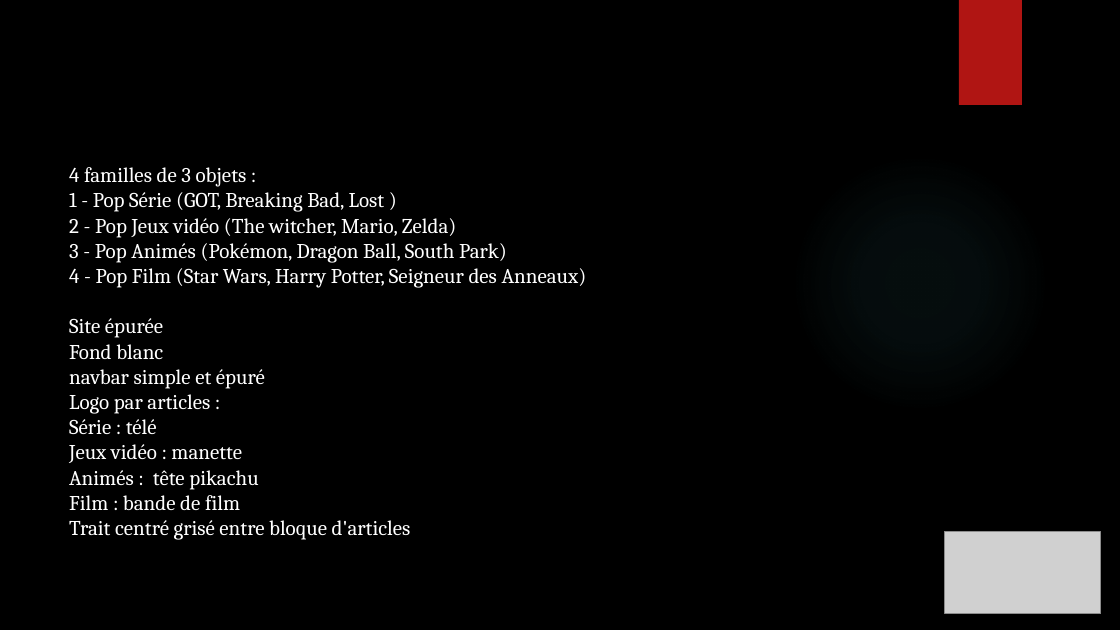
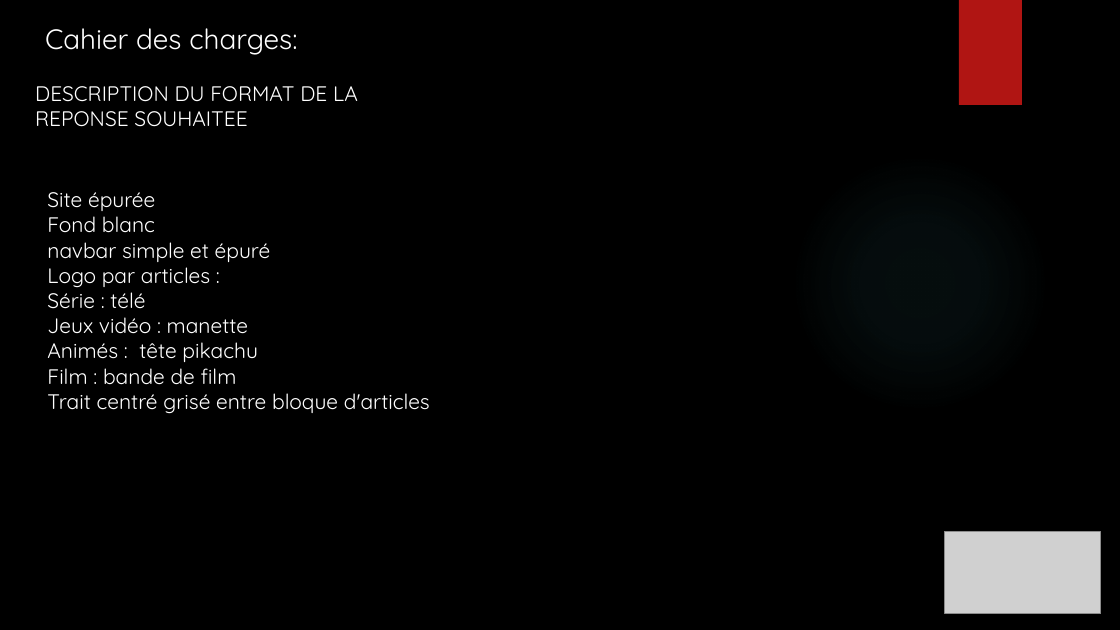
Before and after one commit to ChampemeDylan/UPOP, a slide deck: slide 5 of Présentation UPOP.pptx (slide 11 before the commit). Drawn at 1120x630 pixels with LibreOffice and Linux fonts; fonts in the diff are those of the drawing; grey boxes stand for pictures; background and template pictures are left out. Boxes give left, top, right and bottom in pixels: in the first picture for what was removed or moved away, otherwise in the second. Text is boxed around its words. In the diff, an @@ line names an element or a change of style, - is before the commit and + after.

Commit message:
CAMILLE MAJ DIAPO
MIS A JOUR CAHIER DES CHARGES
ET PRESENTATION

```diff
--- a/Présentation UPOP.pptx
+++ b/Présentation UPOP.pptx
@@ text added at [45,28,297,55], 24 pt, text #FFFFFF @@
+Cahier des charges:
@@ text added at [35,86,358,127], 18 pt, text #FFFFFF @@
+DESCRIPTION DU FORMAT DE LA REPONSE SOUHAITEE
@@ text at [69,167,587,288]: paragraphs removed @@
-4 familles de 3 objets :
-1 - Pop Série (GOT, Breaking Bad, Lost )
-2 - Pop Jeux vidéo (The witcher, Mario, Zelda)
-3 - Pop Animés (Pokémon, Dragon Ball, South Park)
-4 - Pop Film (Star Wars, Harry Potter, Seigneur des Anneaux)
@@ text "Site épurée": place and size @@
-text "Site épurée" at [69,167,587,540]
+text "Site épurée" at [47,192,430,414]
@@ text "Site épurée" at [47,192,430,414]: font Cambria to Quicksand @@
```
Also in this commit, not shown: 6 other slides changed, 2 slides added, 6 slides removed.
